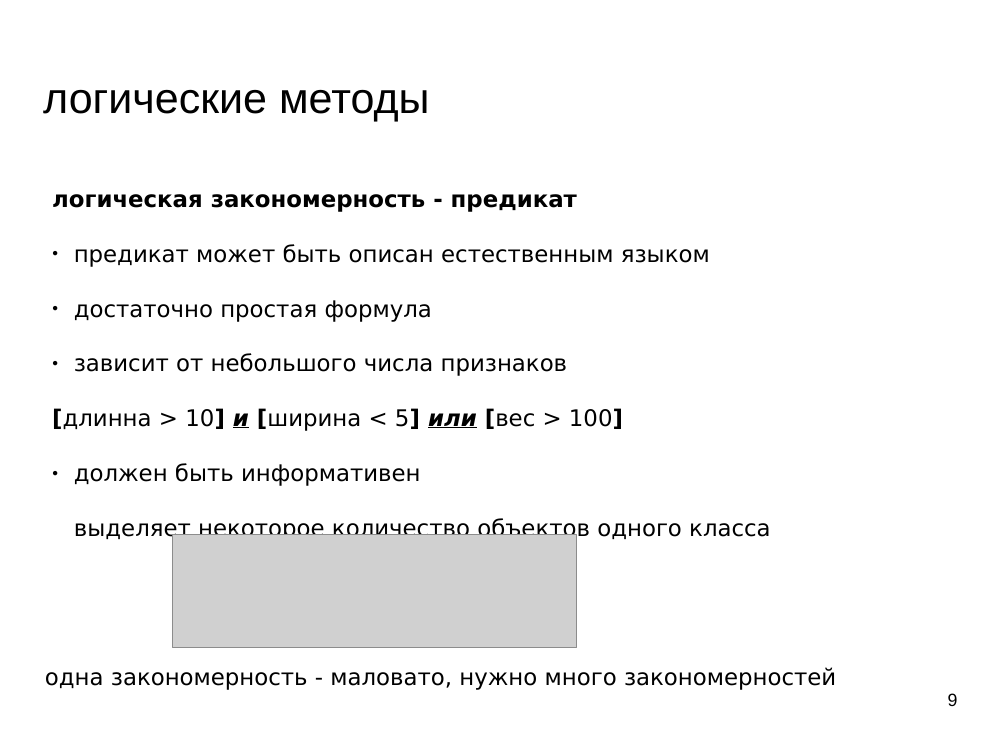
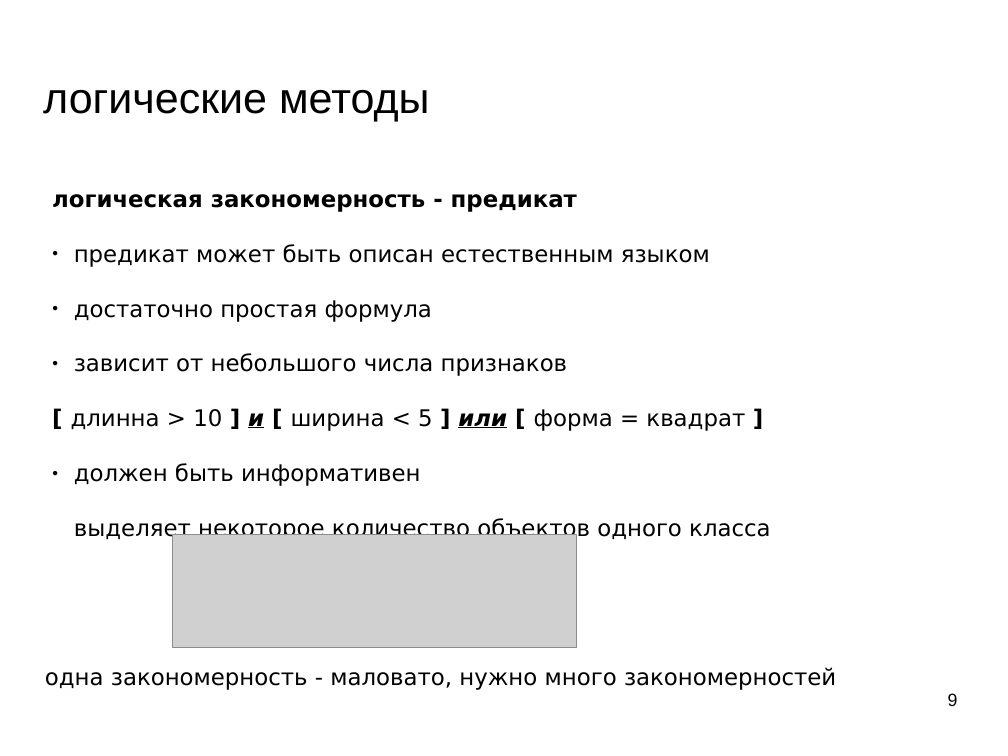
Before and after one commit to mechanoid5/ml_lectorium_legacy, a slide deck: slide 9 of 08-logical.odp. Drawn at 1008x756 pixels with LibreOffice and Linux fonts; fonts in the diff are those of the drawing; grey boxes stand for pictures; background and template pictures are left out. Boxes give left, top, right and bottom in pixels: in the first picture for what was removed or moved away, otherwise in the second. Text is boxed around its words. In the diff, an @@ line names an element or a change of style, - is before the commit and + after.

```diff
--- a/08-logical.odp
+++ b/08-logical.odp
@@ text at [71,409,745,431]: text changed @@
-[длинна > 10] и [ширина < 5] или [вес > 100]
+[ длинна > 10 ] и [ ширина < 5 ] или [ форма = квадрат ]
```
Also in this commit, not shown: 7 other slides changed, 15 slides added, 1 slide removed.
